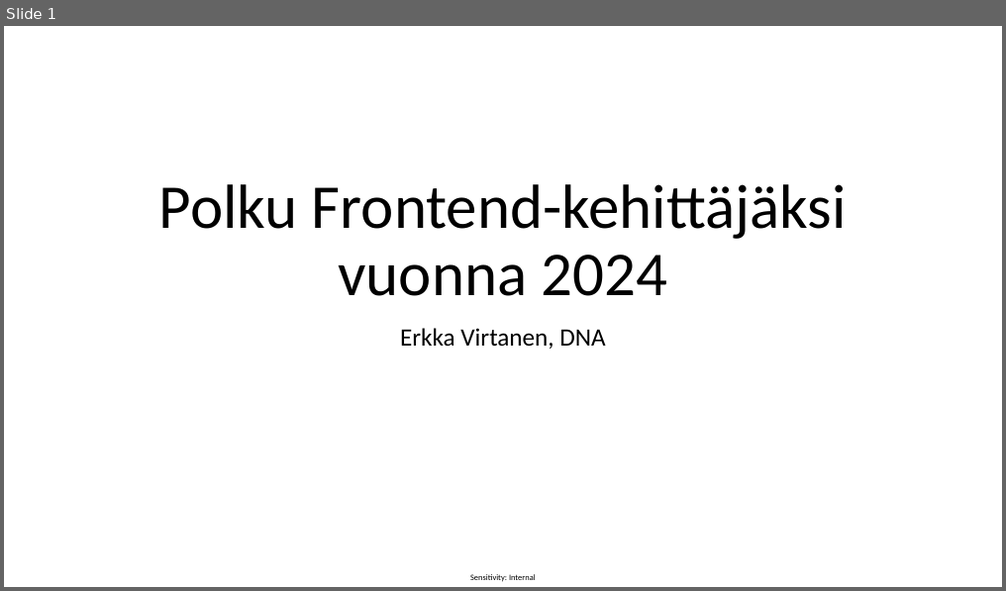
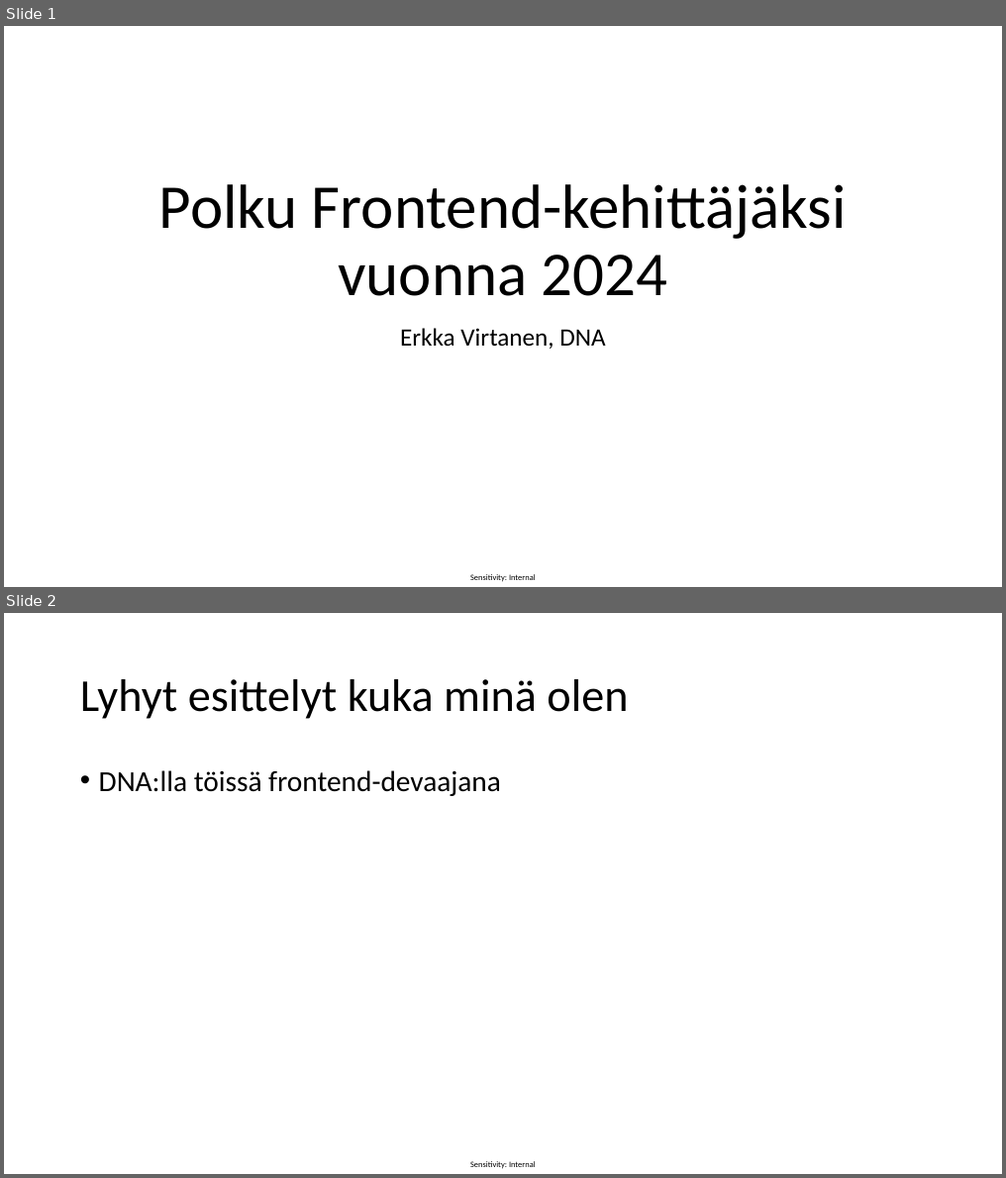
Before and after one commit to vidnyte/pfk2024, a slide deck: PFK2024.pptx. Shown one above the other, each under a label of ours: slide 1 before the commit, slides 1 and 2 after it. The pictures are 1006x591 and 1006x1178 pixels, drawn with LibreOffice and Linux fonts; fonts in the diff are those of the drawing. Boxes give left, top, right and bottom in pixels: in the first picture for what was removed or moved away, otherwise in the second. Text is boxed around its words. In the diff, an @@ line names an element or a change of style, - is before the commit and + after.

```diff
--- a/PFK2024.pptx
+++ b/PFK2024.pptx
@@ slide 2 added at (x1=4, y1=613, x2=1002, y2=1174), background #FFFFFF; not listed: 1 template element that a slide beside it also shows @@
@@ title added at (x1=80, y1=679, x2=628, y2=719), 44 pt, text #000000 @@
+Lyhyt esittelyt kuka minä olen
@@ text added at (x1=99, y1=770, x2=501, y2=796), 28 pt, text #000000 @@
+• DNA:lla töissä frontend-devaajana
```
Also in this commit, not shown: 7 other slides added, 1 slide removed, 6 other files.
